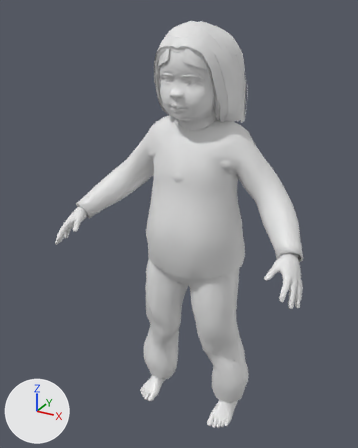
Renders of the glTF model layout/assets/bodies/jade03.glb from each side of a commit.
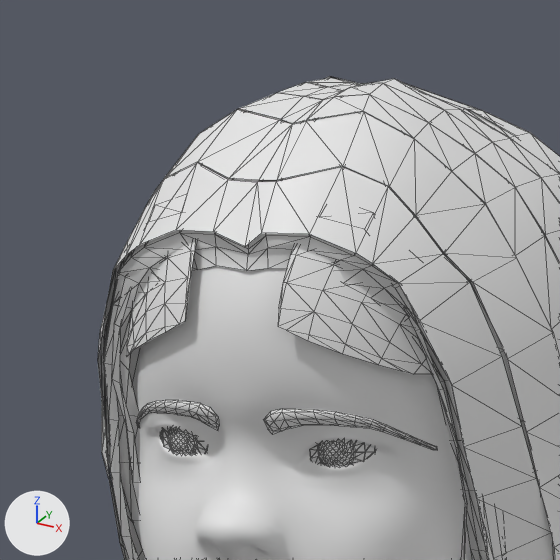
There are two pictures of each version: one whole from a camera (50 mm lens) standing at (0.484, -0.975, 0.986) and looking at (-0.025, -0.048, 0.523), one close up on the part from 39% to 64% of the width and 2% to 22% of the height. Every picture has the same lights, and +X, +Y and +Z are marked at lower left. The older version's two pictures come first. The close-ups show mesh edges as thin lines. Vertices at exactly the same position are counted once.

In view in the first close-up: 'body', 'brows', 'eyes', 'hair_kidbob', 'hair_kidbob__fringe'.
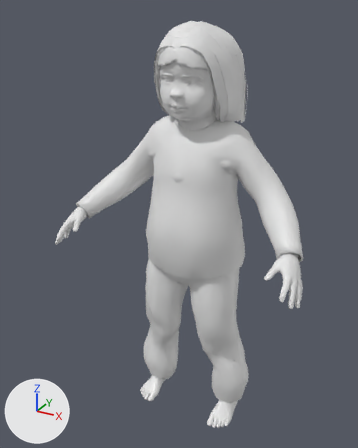
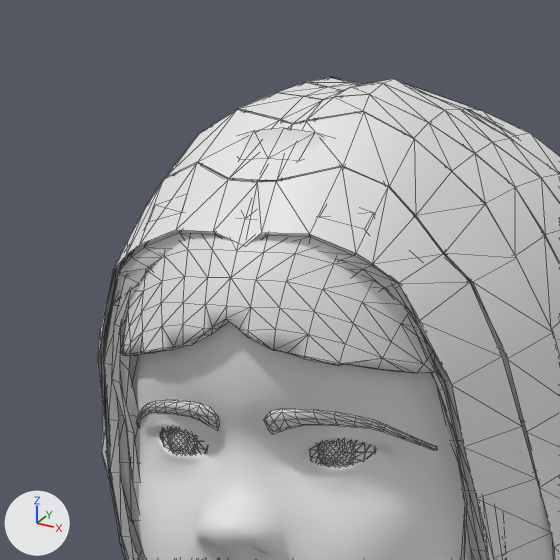
Where the change shows, as pixel boxes (x1, y1, x2, y2) in the close-ups (560 x 560 px):
'hair_kidbob__fringe', reshaped
    before: (126, 241, 432, 374)
    after: (122, 128, 437, 373)
part 1 of me_base_001, rebuilt
    before: (126, 241, 197, 356)
    after: (122, 128, 437, 373)
part 2 of me_base_001, deleted
    before: (278, 245, 432, 374)

What the commit changed:
me_base_001 is used by ob_hair_kidbob__fringe; location (0.0, 0.0, 0.0).
me_base_001 had 106 vertices, 156 faces and spanned x -0.0582..0.0582, y -0.1083..-0.0663, z 0.8751..0.9412.
me_base_001 now has 256 vertices, 508 faces and spans x -0.0593..0.0593, y -0.1119..-0.065, z 0.8754..0.9455.
me_base_001 part 1: the loose piece of 53 vertices spanning x -0.0582..-0.0162, y -0.1083..-0.0663, z 0.8751..0.9412 is rebuilt with 256 vertices and now spans x -0.0593..0.0593, y -0.1119..-0.065, z 0.8754..0.9455.
me_base_001 part 2: the loose piece of 53 vertices spanning x 0.0162..0.0582, y -0.1083..-0.0663, z 0.8751..0.9412 is deleted.
